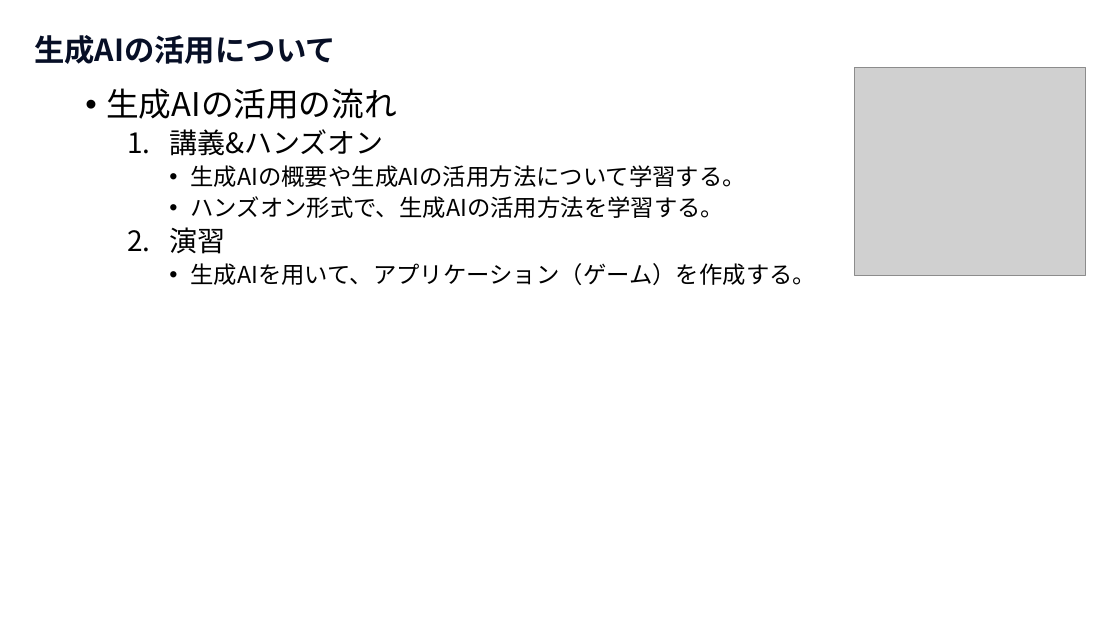
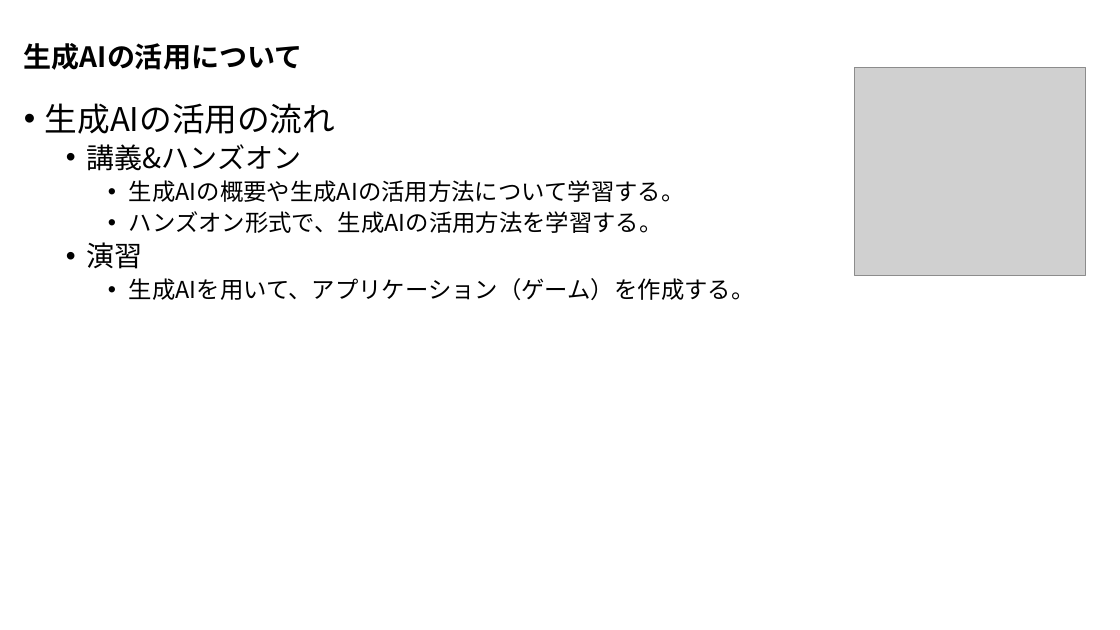
Before and after one commit to nishida2073/ai_navive, a slide deck: slide 3 of 00_オリエンテーション/【AI Native研修-生成AI】研修の概要.pptx. Drawn at 1120x630 pixels with LibreOffice and Linux fonts; fonts in the diff are those of the drawing; grey boxes stand for pictures. Boxes give left, top, right and bottom in pixels: in the first picture for what was removed or moved away, otherwise in the second. Text is boxed around its words. In the diff, an @@ line names an element or a change of style, - is before the commit and + after.

```diff
--- a/00_オリエンテーション/【AI Native研修-生成AI】研修の概要.pptx
+++ b/00_オリエンテーション/【AI Native研修-生成AI】研修の概要.pptx
@@ title "生成AIの活用について": place and size @@
-title "生成AIの活用について" at box(34, 35, 336, 64)
+title "生成AIの活用について" at box(24, 43, 302, 70)
@@ title "生成AIの活用について" at box(24, 43, 302, 70): size 26 to 24 pt, text colour #070F26 to #000000; line spacing 1 to 0.9; vertical alignment top to middle @@
@@ text "生成AIの活用の流れ": place and size @@
-text "生成AIの活用の流れ" at box(106, 88, 816, 285)
+text "生成AIの活用の流れ" at box(45, 103, 755, 300)
@@ text at box(87, 144, 301, 269): bullet 1. to • @@
```
Also in this commit, not shown: 1 other slide changed, 2 other files.
